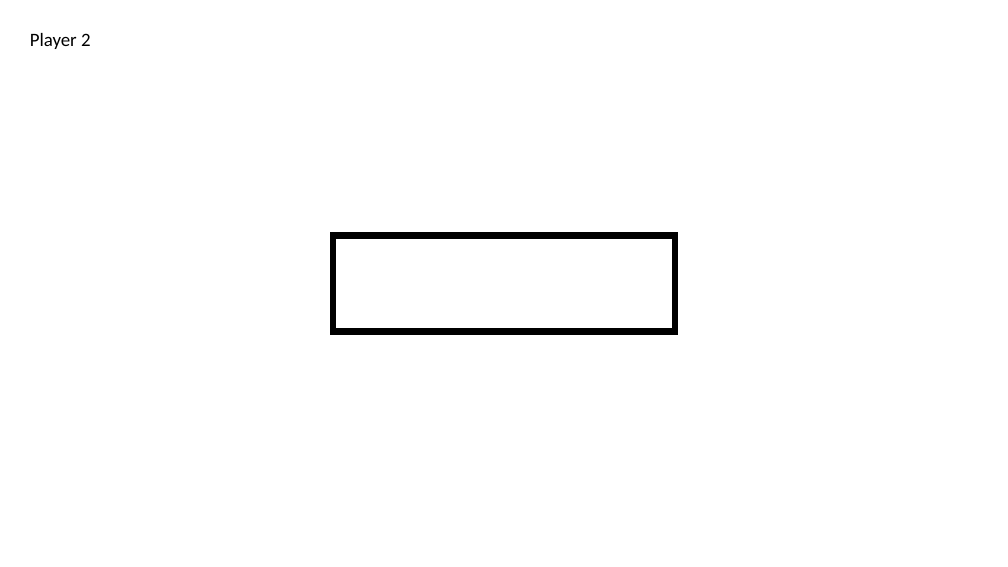
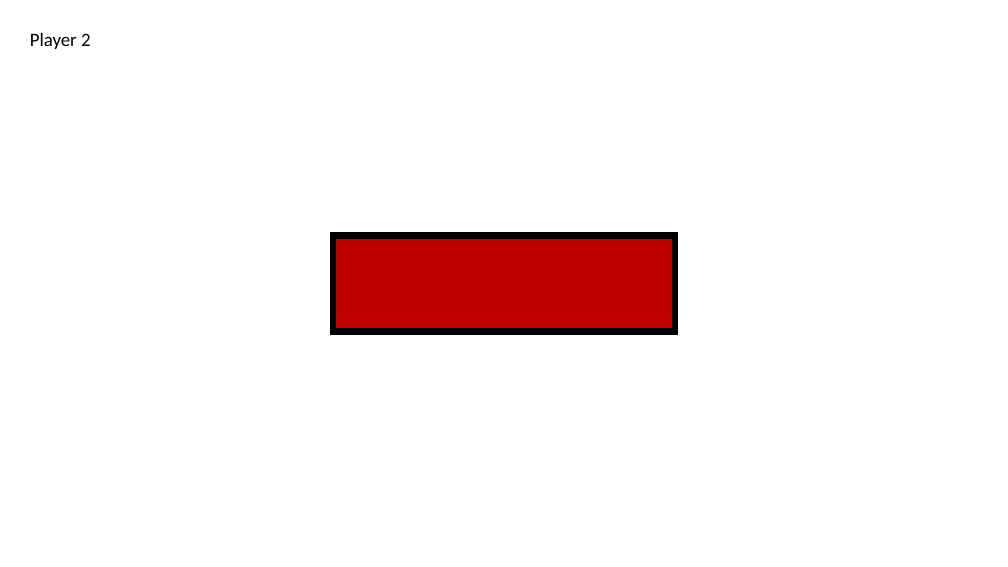
Before and after one commit to Nebulean/Electro-Pong, a slide deck: slide 8 of misc/assets.pptx. Drawn at 1008x567 pixels with LibreOffice and Linux fonts; fonts in the diff are those of the drawing. Boxes give left, top, right and bottom in pixels: in the first picture for what was removed or moved away, otherwise in the second. Text is boxed around its words. In the diff, an @@ line names an element or a change of style, - is before the commit and + after.

```diff
--- a/misc/assets.pptx
+++ b/misc/assets.pptx
@@ rectangle at box(333, 236, 675, 332): fill #FFFFFF to #C00000 @@
```
Also in this commit, not shown: 2 other slides changed.
